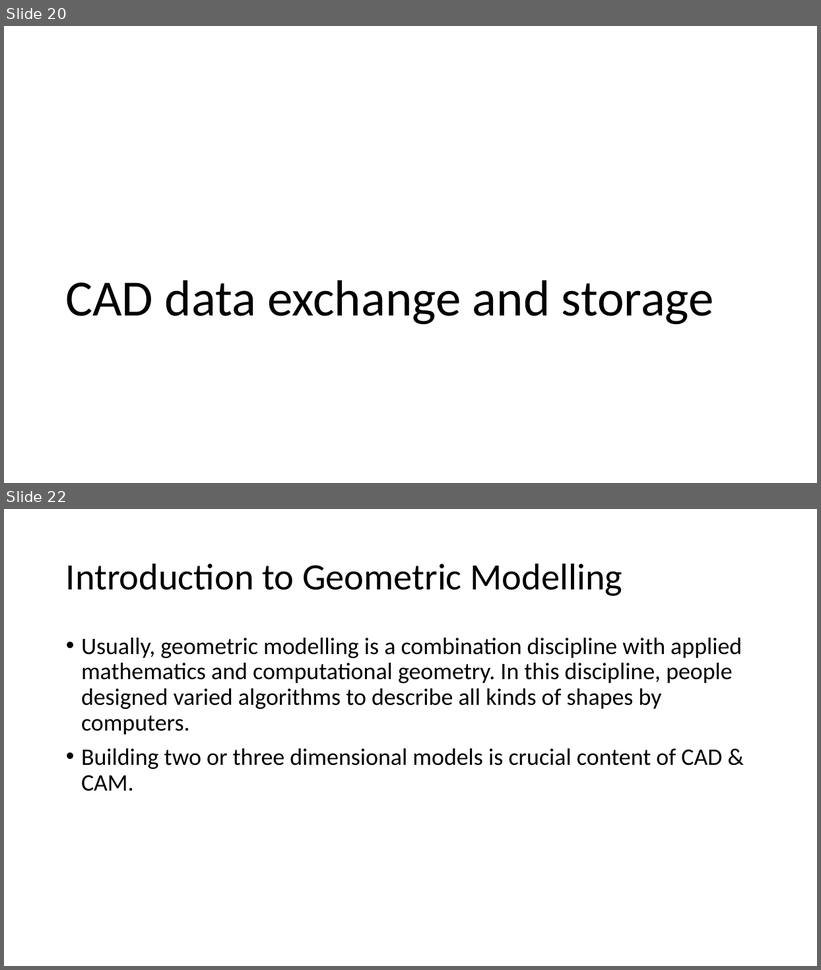
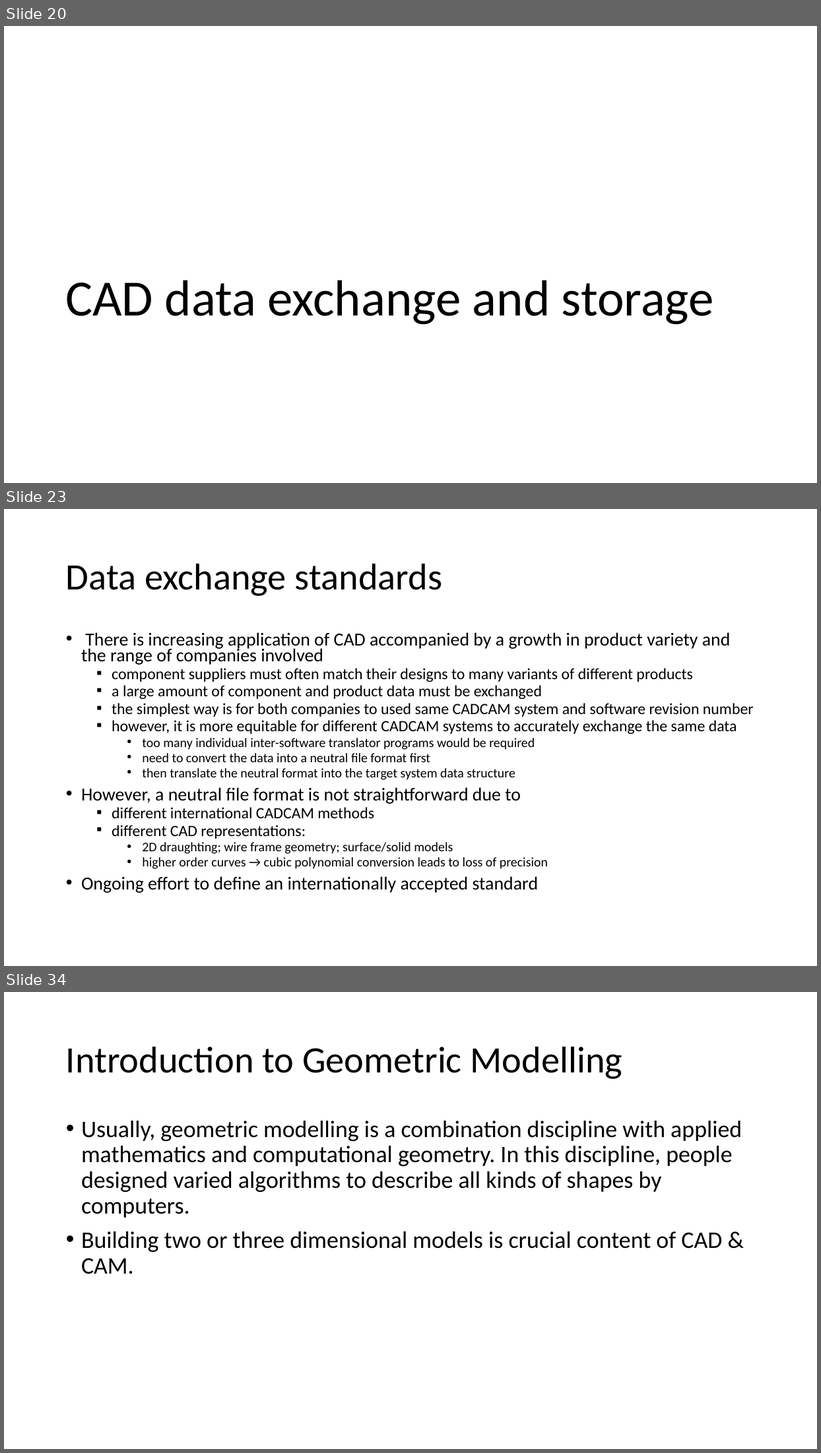
Before and after one commit to Jinny-Ching/cad_cam_course, a slide deck: CAD_CAM.pptx. Shown one above the other, each under a label of ours: slides 20 and 22 before the commit, slides 20, 23 and 34 after it; the slides between them are not shown. The pictures are 821x970 and 821x1453 pixels, drawn with LibreOffice and Linux fonts; fonts in the diff are those of the drawing. Boxes give left, top, right and bottom in pixels: in the first picture for what was removed or moved away, otherwise in the second. Text is boxed around its words. In the diff, an @@ line names an element or a change of style, - is before the commit and + after.

```diff
--- a/CAD_CAM.pptx
+++ b/CAD_CAM.pptx
@@ slide 23 added at [4,509,817,966], background #FFFFFF @@
@@ title added at [66,563,443,596], 44 pt, text #000000 @@
+Data exchange standards
@@ text added at [81,632,754,893], 18.6 pt, text #000000 @@
+• There is increasing application of CAD accompanied by a growth in product variety and the range of companies involved
+  ▪ component suppliers must often match their designs to many variants of different products
+  ▪ a large amount of component and product data must be exchanged
+  ▪ the simplest way is for both companies to used same CADCAM system and software revision number
+  ▪ however, it is more equitable for different CADCAM systems to accurately exchange the same data
+    • too many individual inter-software translator programs would be required
+    • need to convert the data into a neutral file format first
+    • then translate the neutral format into the target system data structure
+• However, a neutral file format is not straightforward due to
+  ▪ different international CADCAM methods
+  ▪ different CAD representations:
+    • 2D draughting; wire frame geometry; surface/solid models
+    • higher order curves → cubic polynomial conversion leads to loss of precision
+• Ongoing effort to define an internationally accepted standard
@@ what was slide 22 is now slide 34 @@
```
Also in this commit, not shown: 3 slides changed, 12 other slides added.
